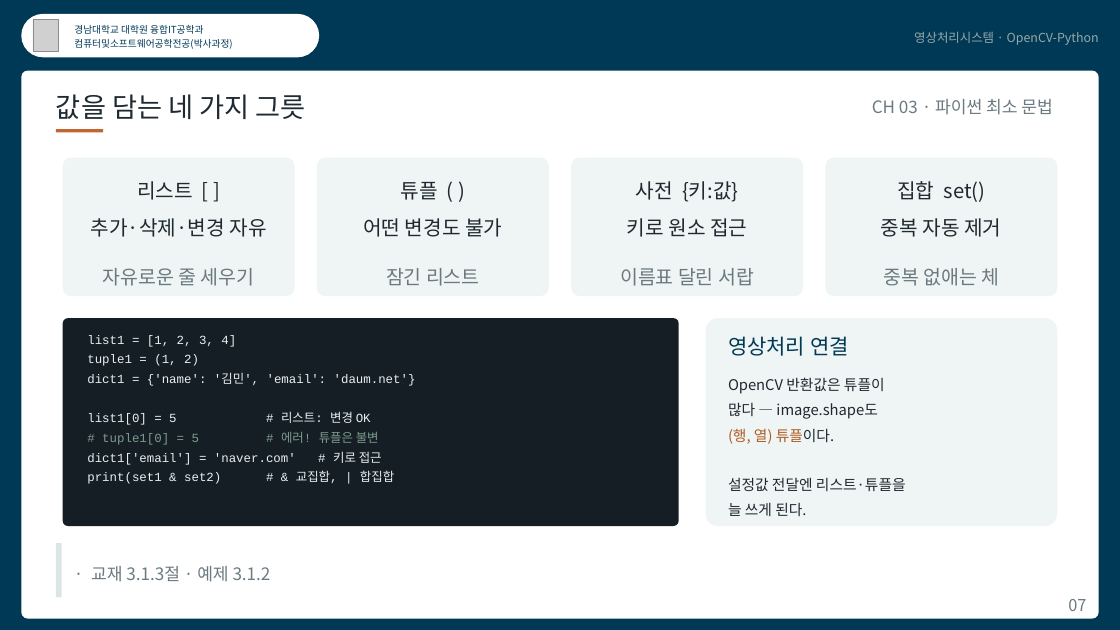
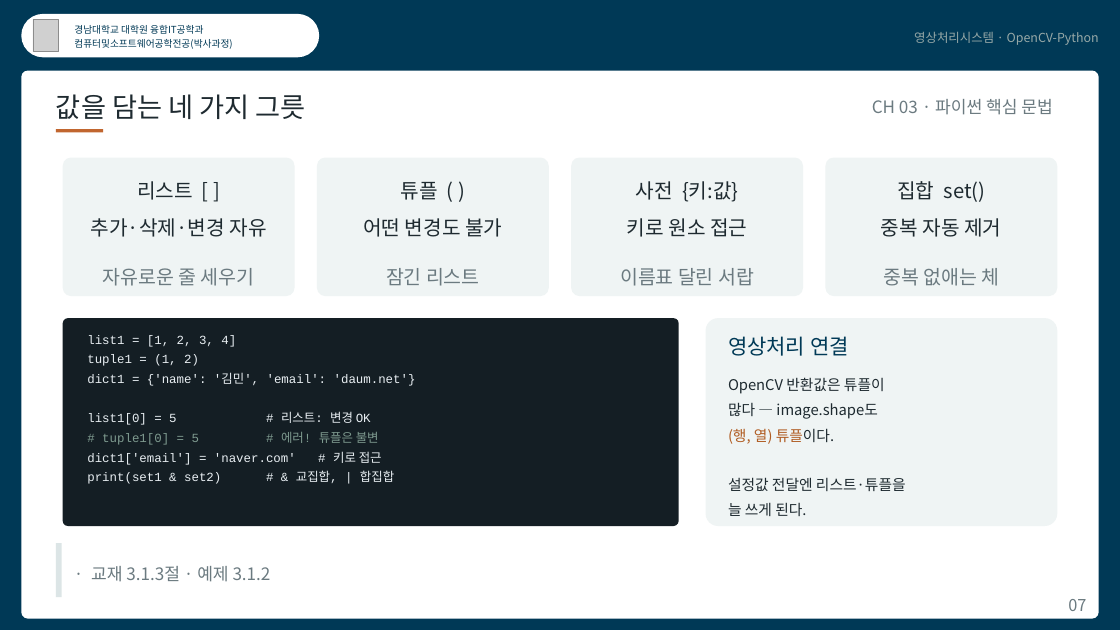
Before and after one commit to kkiimmiinn/cs-study-lab, a slide deck: slide 7 of ips/영상처리시스템_CH03.pptx. Drawn at 1120x630 pixels with LibreOffice and Linux fonts; fonts in the diff are those of the drawing; grey boxes stand for pictures. Boxes give left, top, right and bottom in pixels: in the first picture for what was removed or moved away, otherwise in the second. Text is boxed around its words. In the diff, an @@ line names an element or a change of style, - is before the commit and + after.

```diff
--- a/ips/영상처리시스템_CH03.pptx
+++ b/ips/영상처리시스템_CH03.pptx
@@ text at (872, 99, 1052, 115): text changed @@
-CH 03 · 파이썬 최소 문법
+CH 03 · 파이썬 핵심 문법
```
Also in this commit, not shown: 14 other slides changed, 50 other files.
